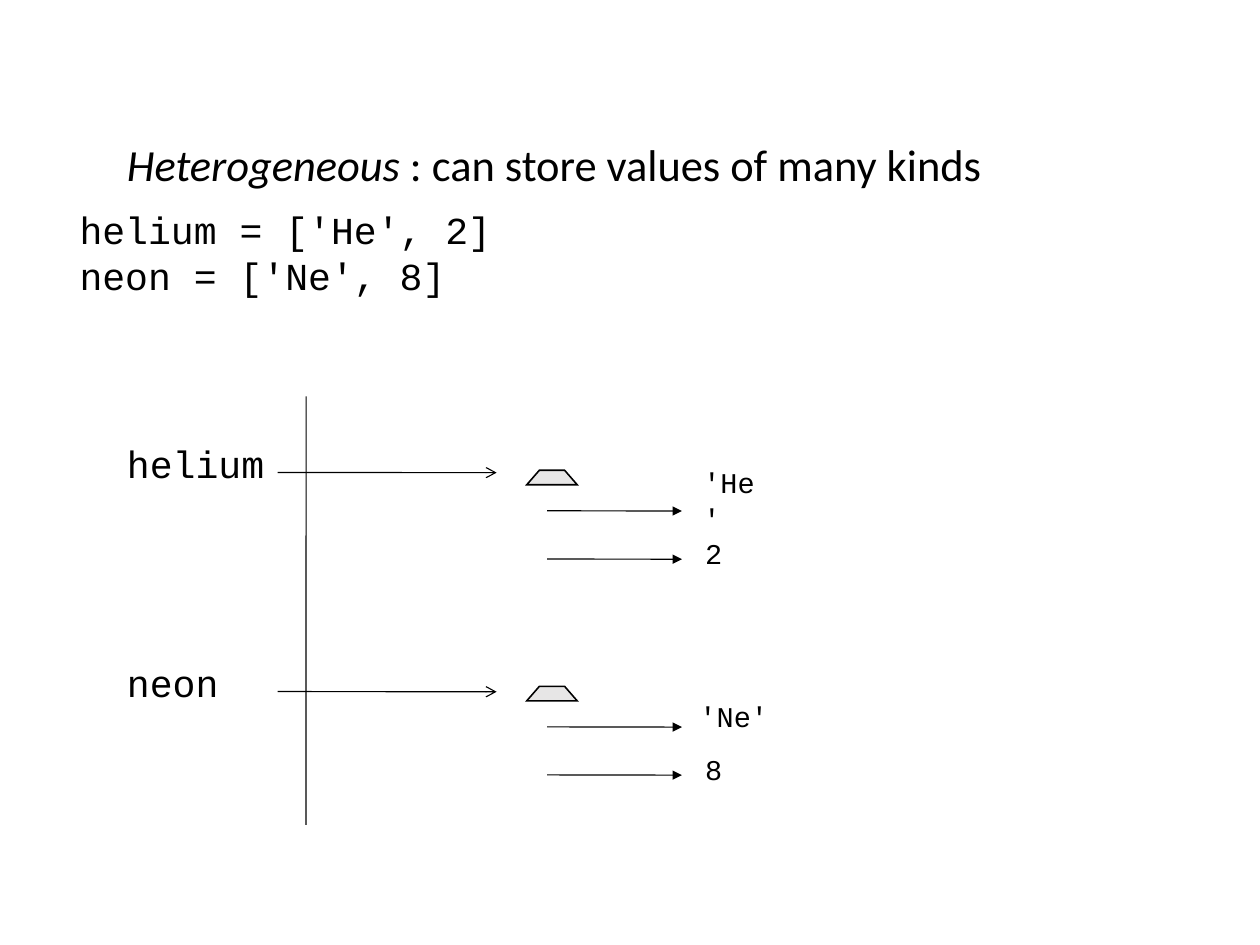
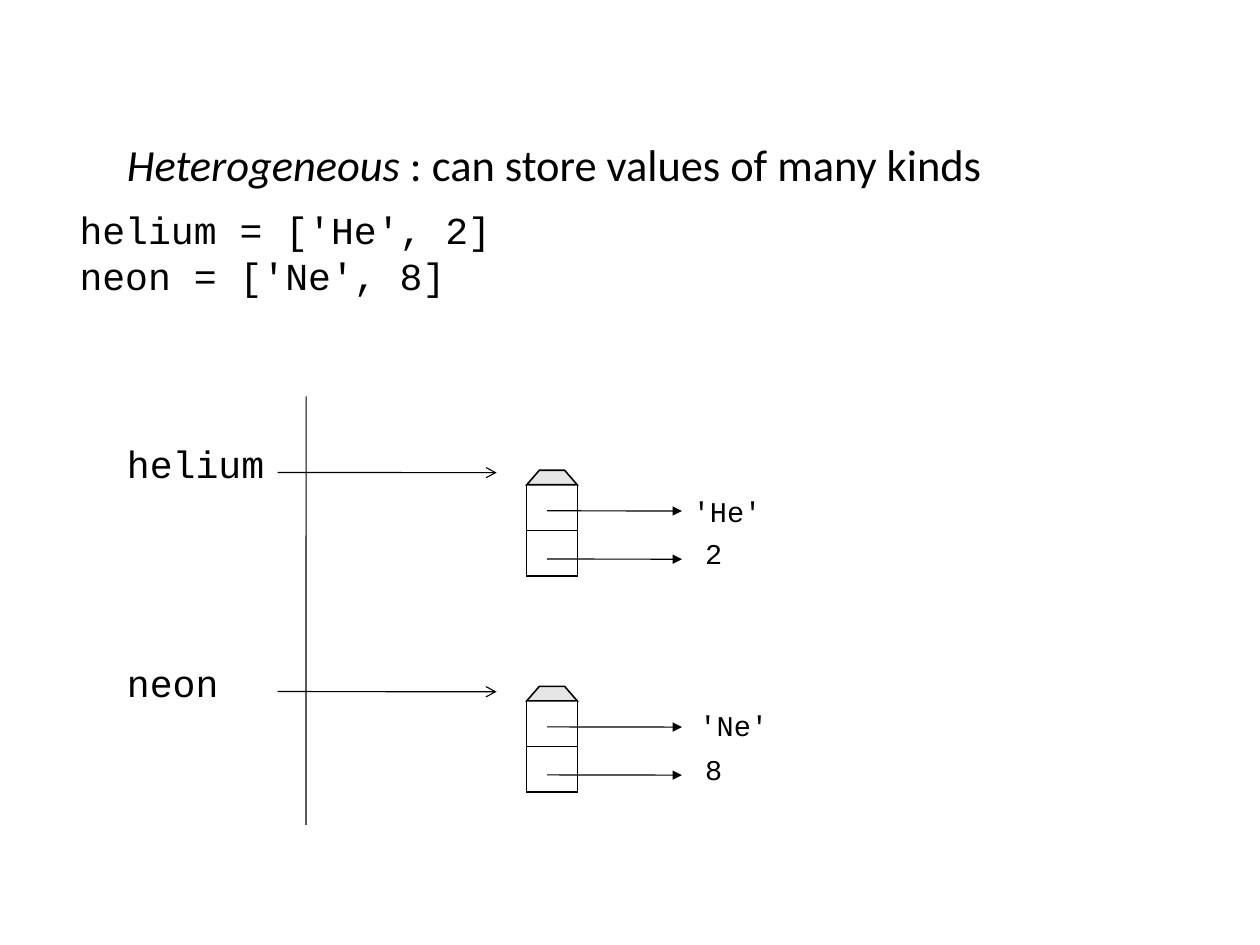
Before and after one commit to ncasuk/ncas-isc, a slide deck: slide 32 of python/presentations/learning_python/04_lists__slice__list_comp.pptx. Drawn at 1260x945 pixels with LibreOffice and Linux fonts; fonts in the diff are those of the drawing; background and template pictures are left out. Boxes give left, top, right and bottom in pixels: in the first picture for what was removed or moved away, otherwise in the second. Text is boxed around its words. In the diff, an @@ line names an element or a change of style, - is before the commit and + after.

```diff
--- a/python/presentations/learning_python/04_lists__slice__list_comp.pptx
+++ b/python/presentations/learning_python/04_lists__slice__list_comp.pptx
@@ table at box(527, 485, 577, 576) @@
@@ borders changed @@
@@ text "'He'" rewrapped from box(703, 473, 754, 494) to box(693, 502, 762, 523) @@
@@ table at box(527, 701, 577, 792) @@
@@ borders changed @@
@@ text "'Ne'": place and size @@
-text "'Ne'" at box(699, 707, 768, 728)
+text "'Ne'" at box(699, 716, 768, 737)
```
Also in this commit, not shown: 9 other slides changed, 2 slides added, 1 slide removed, 1 other file.
